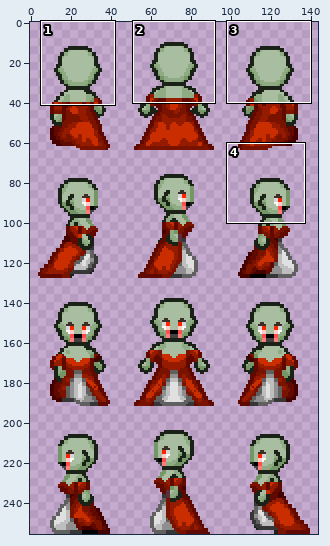
Edited in one commit: sprite sheet (sprite/creature/vampire/PNG/48x64_scale2x/vampire-f-002.png). Above, an overview of the earlier version with the close-up marked.
Close-up. As it was:
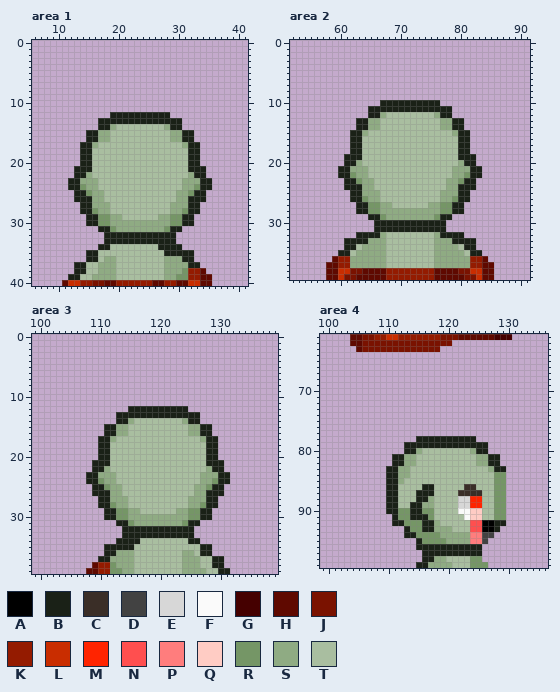
The file is 144x256 pixels. Colours within 5 levels of each other are drawn and written as one. Shown: area 1: x 6..41, y 0..40; area 2: x 52..91, y 0..39; area 3: x 99..139, y 0..39; area 4: x 99..136, y 61..99. The commit also changed other parts of the picture, which this record leaves out.
Palette (. is transparent): A #000000  B #1a2117  C #3a2e27  D #424242  E #d7d7d7  F #fafafa  G #450000  H #5f0900  J #7a1200  K #941b00  L #c92d00  M #ff2400  N #ff4f4f  P #ff7d7d  Q #ffccc4  R #759666  S #8fab83  T #a9bea0
Pixels before, area 1, first column x 11:
12 ........BBBBBBBBBB.......
13 ......BBBBBBBBBBBBBB.....
14 ......BBSTTTTTTTTSBB.....
15 ....BBSSTTTTTTTTTTSSBB...
16 ....BBSSTTTTTTTTTTSSBB...
17 ...BBSTTTTTTTTTTTTTTSBB..
18 ...BBTTTTTTTTTTTTTTTTBB..
19 ...BBTTTTTTTTTTTTTTTTBB..
20 ...BBTTTTTTTTTTTTTTTTBB..
21 ..BBBTTTTTTTTTTTTTTTTBBB.
22 ..BBSTTTTTTTTTTTTTTTTSBB.
23 .BBSSSTTTTTTTTTTTTTTSSSBB
24 .BBRSSTTTTTTTTTTTTTTSSRBB
25 ..BBRSSTTTTTTTTTTTTSSRBB.
26 ..BBBSSTTTTTTTTTTTTSSBBB.
27 ...BBSSSTTTTTTTTTTSSSBB..
28 ...BBRSSTTTTTTTTTTSSRBB..
29 ....BBRRSSTTTTTTSSRRBB...
30 ....BBRRSSSSSSSSSSRRBB...
31 ......BBRSSSSSSSSRBB.....
32 .......BBBBBBBBBBBB......
33 .......BBBBBBBBBBBB......
34 ......BBTTTTTTTTBBBB.....
35 ....BBTTTTTTTTTTTBBBBB...
36 ....BBTSSTTTTTTTTSSSBB...
37 ..BBTTSSSTTTTTTTTSSSSBB..
38 ..BBTTSSSTTTTTTTTSSSRKKH.
39 .BBTTSSSSTTTTTTTTSSRRKKHH
40 HLLKKJJHHKKKKKKHHKKHHLLHH
Pixels before, area 2, first column x 58:
10 .........BBBBBBBBBB.........
11 .......BBBBBBBBBBBBBB.......
12 .......BBSTTTTTTTTSBB.......
13 .....BBSSTTTTTTTTTTSSBB.....
14 .....BBSSTTTTTTTTTTSSBB.....
15 ....BBSTTTTTTTTTTTTTTSBB....
16 ....BBTTTTTTTTTTTTTTTTBB....
17 ....BBTTTTTTTTTTTTTTTTBB....
18 ....BBTTTTTTTTTTTTTTTTBB....
19 ...BBBTTTTTTTTTTTTTTTTBBB...
20 ...BBSTTTTTTTTTTTTTTTTSBB...
21 ..BBSSSTTTTTTTTTTTTTTSSSBB..
22 ..BBRSSTTTTTTTTTTTTTTSSRBB..
23 ...BBRSSTTTTTTTTTTTTSSRBB...
24 ...BBBSSTTTTTTTTTTTTSSBBB...
25 ....BBSSSTTTTTTTTTTSSSBB....
26 ....BBRSSTTTTTTTTTTSSRBB....
27 .....BBRRSSTTTTTTSSRRBB.....
28 .....BBRRSSSSSSSSSSRRBB.....
29 .......BBRSSSSSSSSRBB.......
30 ........BBBBBBBBBBBB........
31 ........BBBBBBBBBBBB........
32 .....BBBBSTTTTTTTTSBBBB.....
33 ...BBBBSSSTTTTTTTTSSSBBBB...
34 ...BBTSSSSTTTTTTTTSSSSTBB...
35 ..BBTSSSSSTTTTTTTTSSSSSTBB..
36 .HKKSSSSSSTTTTTTTTSSSSSSKKH.
37 HHKKSSSSSSTTTTTTTTSSSSSSKKHH
38 HHLLJJHHHHKKKKKKKKHHHHJJLLHH
39 HHLJJHHHHHKKKKKKKKHHHHHJJLHH
Pixels before, area 3, first column x 108:
12 .......BBBBBBBBBB.......
13 .....BBBBBBBBBBBBBB.....
14 .....BBSTTTTTTTTSBB.....
15 ...BBSSTTTTTTTTTTSSBB...
16 ...BBSSTTTTTTTTTTSSBB...
17 ..BBSTTTTTTTTTTTTTTSBB..
18 ..BBTTTTTTTTTTTTTTTTBB..
19 ..BBTTTTTTTTTTTTTTTTBB..
20 ..BBTTTTTTTTTTTTTTTTBB..
21 .BBBTTTTTTTTTTTTTTTTBBB.
22 .BBSTTTTTTTTTTTTTTTTSBB.
23 BBSSSTTTTTTTTTTTTTTSSSBB
24 BBRSSTTTTTTTTTTTTTTSSRBB
25 .BBRSSTTTTTTTTTTTTSSRBB.
26 .BBBSSTTTTTTTTTTTTSSBBB.
27 ..BBSSSTTTTTTTTTTSSSBB..
28 ..BBRSSTTTTTTTTTTSSRBB..
29 ...BBRRSSTTTTTTSSRRBB...
30 ...BBRRSSSSSSSSSSRRBB...
31 .....BBRSSSSSSSSRBB.....
32 ......BBBBBBBBBBBB......
33 ......BBBBBBBBBBBB......
34 .....BBBBTTTTTTTTBB.....
35 ...BBBBBTTTTTTTTTTTBB...
36 ...BBSSSTTTTTTTTSSTBB...
37 ..BBSSSSTTTTTTTTSSSTTBB.
38 .HKKRSSSTTTTTTTTSSSTTBB.
39 HHKKRRSSTTTTTTTTSSSSTTBB
Pixels before, area 4, first column x 104:
 61 HHJJKKLLKKKKKKKJJJHHHHHHGGG
 62 HHJJJJJJJJJJJJJJJ..........
 63 .HJJJJJJJJJJJJJ............
 64 ...........................
 65 ...........................
 66 ...........................
 67 ...........................
 68 ...........................
 69 ...........................
 70 ...........................
 71 ...........................
 72 ...........................
 73 ...........................
 74 ...........................
 75 ...........................
 76 ...........................
 77 ...........................
 78 ...........BBBBBBBBBB......
 79 .........BBBBBBBBBBBBBB....
 80 .........BBSTTTTTTTTSBB....
 81 .......BBSSTTTTTTTTTTSSBB..
 82 .......BBSSTTTTTTTTTTSSBB..
 83 ......BBSSTTTTTTTTTTTTTSBB.
 84 ......BBSSTTTTTTTTTTTTTTRR.
 85 ......BBSTTTTTTTTTTTTTTTRR.
 86 ......BBTTTTBBTTTTTCCTTTRR.
 87 ......BBTTTBBBTTTTCCCCTTRR.
 88 ......BBTTTBBSTTTTEEMMTTRR.
 89 ......BBTTBBSSTTTTEEMMTTRR.
 90 ......BBRRBBRRTTTTFFQQTTRR.
 91 .......BRRBBBRTTTTTFQQTTRR.
 92 .......BBRRRBBSTTTTTNNAABB.
 93 .........BRRBBSSSTTTNNAAB..
 94 .........BBRRRRSSSSSPPDD...
 95 ...........BRRRRSSSSPPD....
 96 ...........BBBBBBBBBBB.....
 97 ............BBBBBBBBBB.....
 98 ............BBSSTTTTRR.....
 99 ...........BBSSSSTTTRRR....
New version:
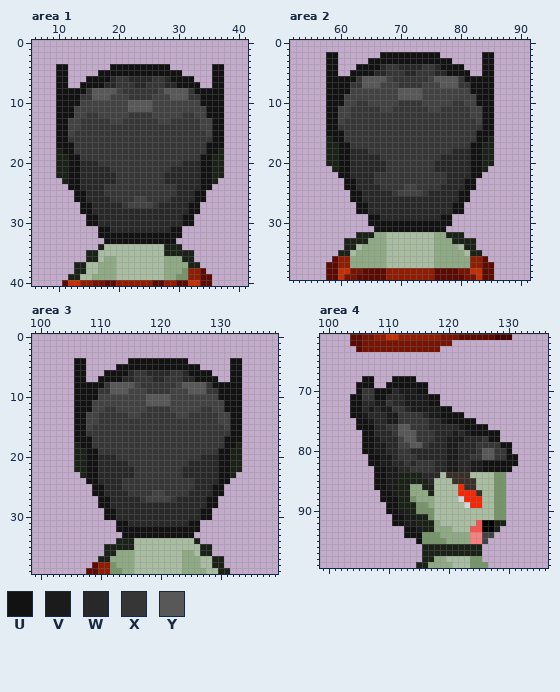
Colours new in this view: U #121212  V #1b1b1b  W #282828  X #363636  Y #585858
Diff:
Changed rows in their new state; - is an unchanged pixel.
Area 1:
first column x 10:
 4 UU-------UUUUUUUUUU-------UU
 5 UU-----UUUUUUUUUUUUUU-----UU
 6 UU---UUUUWXXWWWWXXWUUUU---UU
 7 UU--UUUUWWXXXWWXXXWWUUUU--UU
 8 UUUUUXYYYYDXXXXXXDYYYYXUUUUU
 9 UUUUXXYYYDDDXXXXDDDYYYXXUUUU
10 UUUUDDDDDDDDYYYYDDDDDDDDUUUU
11 UUUDDDDDDDDDYYYYDDDDDDDDDUUU
12 UUUDDXXDDDDDXXXXDDDDDXXDDUUU
13 UUDDXXXXXDDXXXXXXDDXXXXXDDUU
14 UUDDXXXXXXXXXXXXXXXXXXXXDDUU
15 UUDXXXXXXXXXXXXXXXXXXXXXXDUU
16 UUXXXXXXXXXXXXXXXXXXXXXXXXUU
17 UUUXXXXXXXXXXXXXXXXXXXXXXUUU
18 BUUXXXXXXXXXXXXXXXXXXXXXXUUB
19 BBUUXXXXXXXXXXXXXXXXXXXXUUBB
20 BBUUWWWXXXXXXXXXXXXXXWWWUUBB
21 BBUUWWWWWXXXXXXXXXXWWWWWUUBB
22 BBUUWWWWWWXXXXXXXXWWWWWWUUBB
23 -BUUWWWWWWXXXXXXXXWWWWWWUUB-
24 --UUWWWWXXXXXXXXXXXXWWWWUU--
25 ---UUWWWXXXXXXXXXXXXWWWUU---
26 ---UUWWWWXXXXDDXXXXWWWWUU---
27 ----UUWWWWWXDDDDXWWWWWUU----
28 ----UUWWWWWWWWWWWWWWWWUU----
29 -----UUWWWWWWWWWWWWWWUU-----
30 -----UUWWWWWWWWWWWWWWUU-----
31 -------UUWWWWWWWWWWUU-------
32 -------UUUUUUUUUUUUUU-------
33 --------UUUUUUUUUUUU--------
34 --------T--------T----------
Area 2:
first column x 58:
 2 UU-------UUUUUUUUUU-------UU
 3 UU-----UUUUUUUUUUUUUU-----UU
 4 UU---UUUUWXXWWWWXXWUUUU---UU
 5 UU--UUUUWWXXXWWXXXWWUUUU--UU
 6 UUUUUXYYYYDXXXXXXDYYYYXUUUUU
 7 UUUUXXYYYDDDXXXXDDDYYYXXUUUU
 8 UUUUDDDDDDDDYYYYDDDDDDDDUUUU
 9 UUUDDDDDDDDDYYYYDDDDDDDDDUUU
10 UUUDDXXDDDDDXXXXDDDDDXXDDUUU
11 UUDDXXXXXDDXXXXXXDDXXXXXDDUU
12 UUDDXXXXXXXXXXXXXXXXXXXXDDUU
13 UUDXXXXXXXXXXXXXXXXXXXXXXDUU
14 UUXXXXXXXXXXXXXXXXXXXXXXXXUU
15 UUUXXXXXXXXXXXXXXXXXXXXXXUUU
16 BUUXXXXXXXXXXXXXXXXXXXXXXUUB
17 BBUUXXXXXXXXXXXXXXXXXXXXUUBB
18 BBUUWWWXXXXXXXXXXXXXXWWWUUBB
19 BBUUWWWWWXXXXXXXXXXWWWWWUUBB
20 BBUUWWWWWWXXXXXXXXWWWWWWUUBB
21 -BUUWWWWWWXXXXXXXXWWWWWWUUB-
22 --UUWWWWXXXXXXXXXXXXWWWWUU--
23 ---UUWWWXXXXXXXXXXXXWWWUU---
24 ---UUWWWWXXXXDDXXXXWWWWUU---
25 ----UUWWWWWXDDDDXWWWWWUU----
26 ----UUWWWWWWWWWWWWWWWWUU----
27 -----UUWWWWWWWWWWWWWWUU-----
28 -----UUWWWWWWWWWWWWWWUU-----
29 -------UUWWWWWWWWWWUU-------
30 -------UUUUUUUUUUUUUU-------
31 --------UUUUUUUUUUUU--------
32 --------S----------S--------
Area 3:
first column x 106:
 4 UU-------UUUUUUUUUU-------UU
 5 UU-----UUUUUUUUUUUUUU-----UU
 6 UU---UUUUWXXWWWWXXWUUUU---UU
 7 UU--UUUUWWXXXWWXXXWWUUUU--UU
 8 UUUUUXYYYYDXXXXXXDYYYYXUUUUU
 9 UUUUXXYYYDDDXXXXDDDYYYXXUUUU
10 UUUUDDDDDDDDYYYYDDDDDDDDUUUU
11 UUUDDDDDDDDDYYYYDDDDDDDDDUUU
12 UUUDDXXDDDDDXXXXDDDDDXXDDUUU
13 UUDDXXXXXDDXXXXXXDDXXXXXDDUU
14 UUDDXXXXXXXXXXXXXXXXXXXXDDUU
15 UUDXXXXXXXXXXXXXXXXXXXXXXDUU
16 UUXXXXXXXXXXXXXXXXXXXXXXXXUU
17 UUUXXXXXXXXXXXXXXXXXXXXXXUUU
18 BUUXXXXXXXXXXXXXXXXXXXXXXUUB
19 BBUUXXXXXXXXXXXXXXXXXXXXUUBB
20 BBUUWWWXXXXXXXXXXXXXXWWWUUBB
21 BBUUWWWWWXXXXXXXXXXWWWWWUUBB
22 BBUUWWWWWWXXXXXXXXWWWWWWUUBB
23 -BUUWWWWWWXXXXXXXXWWWWWWUUB-
24 --UUWWWWXXXXXXXXXXXXWWWWUU--
25 ---UUWWWXXXXXXXXXXXXWWWUU---
26 ---UUWWWWXXXXDDXXXXWWWWUU---
27 ----UUWWWWWXDDDDXWWWWWUU----
28 ----UUWWWWWWWWWWWWWWWWUU----
29 -----UUWWWWWWWWWWWWWWUU-----
30 -----UUWWWWWWWWWWWWWWUU-----
31 -------UUWWWWWWWWWWUU-------
32 -------UUUUUUUUUUUUUU-------
33 --------UUUUUUUUUUUU--------
34 ----------T--------T--------
Area 4:
first column x 104:
 68 --UU---UUUU-----------------
 69 -UUU--UUUUUUU---------------
 70 -UXXUUUWVVVUU---------------
 71 UUXXUUWWWVVVVUU-------------
 72 UUWWVVXWWVVVVUU-------------
 73 UUWVWVVXXWVVVVVUU-----------
 74 UUVWWWVVXXXXWVVUUUU---------
 75 -UUVWWVVXXXXXWWVUUUUU-------
 76 -UUUWWXXYYXXXWWWWWVUUUU-----
 77 --UUWWWXYYYXXXWWWVWVUUUUU---
 78 --UUVWWWDYYXXXWWVVVWWWXUU---
 79 --UUVVWWDDYYXWWWVVWWWXXXXUU-
 80 --UUVVWWXXWWWWWWVVWWWXYYXXU-
 81 ---UUVVWXXXWWWWWVVWWXXYYXXUU
 82 ---UUVVWWXWXXXWWVVWWVVUUUUUU
 83 ----UUVVWWXXXXWWVVWWVVUUUUU-
 84 ----UUVVBBBBWWW-CCCC--------
 85 ----UUVVBBBBBW---CCCC-------
 86 ----UUVVBBSS------M---------
 87 -----UUVBBSSS-----MMM-------
 88 -----UUUBBRSS------M--------
 89 ------UUBB-RR-----T---------
 90 ------UUVB-R------TTTT------
 91 -------UUVV--------TTT------
 92 -------UUVVB--------T-------
 93 ---------UUV----------------
 94 ---------UUU----------------
 95 -----------U----------------
 96 -----------.----------------
Boxes around the changes in both close-ups, in picture pixels (x1, y1, x2, y2):
changed: (56, 64, 224, 250)
changed: (326, 52, 494, 238)
changed: (74, 358, 242, 544)
changed: (350, 376, 518, 550)
